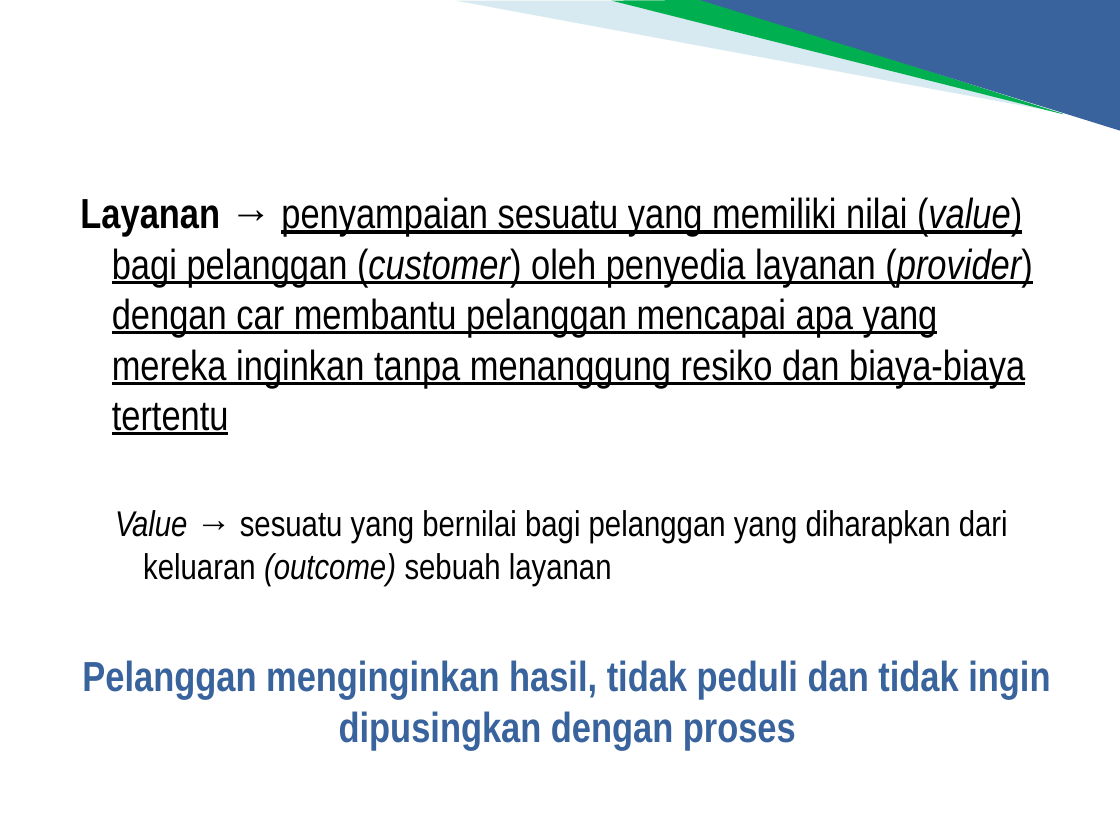
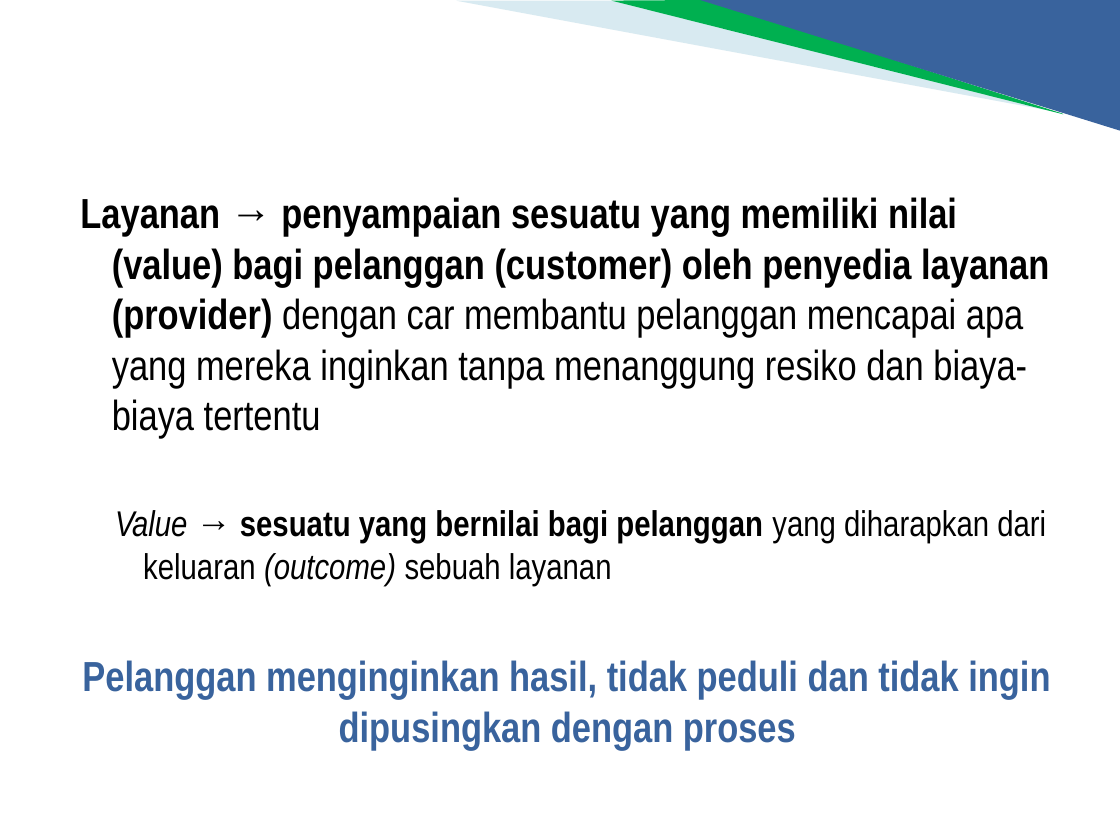
Before and after one commit to soffanderson/materi-pppk, a slide deck: slide 5 of Konsep Dasar Layanan IT/Konsep Dasar Layanan IT.ppt. Drawn at 1120x840 pixels with LibreOffice and Linux fonts; fonts in the diff are those of the drawing; background and template pictures are left out. Boxes give left, top, right and bottom in pixels: in the first picture for what was removed or moved away, otherwise in the second. Text is boxed around its words. In the diff, an @@ line names an element or a change of style, - is before the commit and + after.

```diff
--- a/Konsep Dasar Layanan IT/Konsep Dasar Layanan IT.ppt
+++ b/Konsep Dasar Layanan IT/Konsep Dasar Layanan IT.ppt
@@ text at bbox=[80, 197, 1049, 586]: bold on in "penyampaian sesuatu yang memiliki nilai (value) bagi ...", "sesuatu yang bernilai bagi pelanggan"; italic off in "(value) (customer) (provider)"; underline off in "penyampaian sesuatu yang memiliki nilai (value) bagi ..." @@
```
Also in this commit, not shown: 5 other slides changed, 24 other files.
